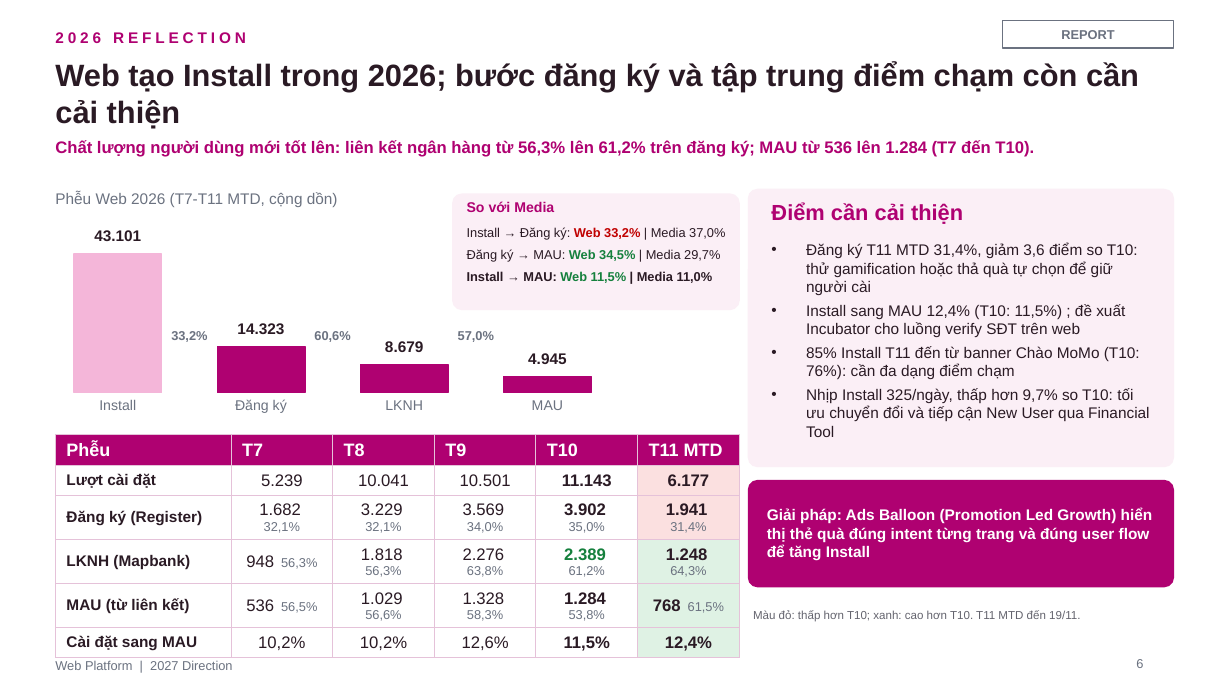
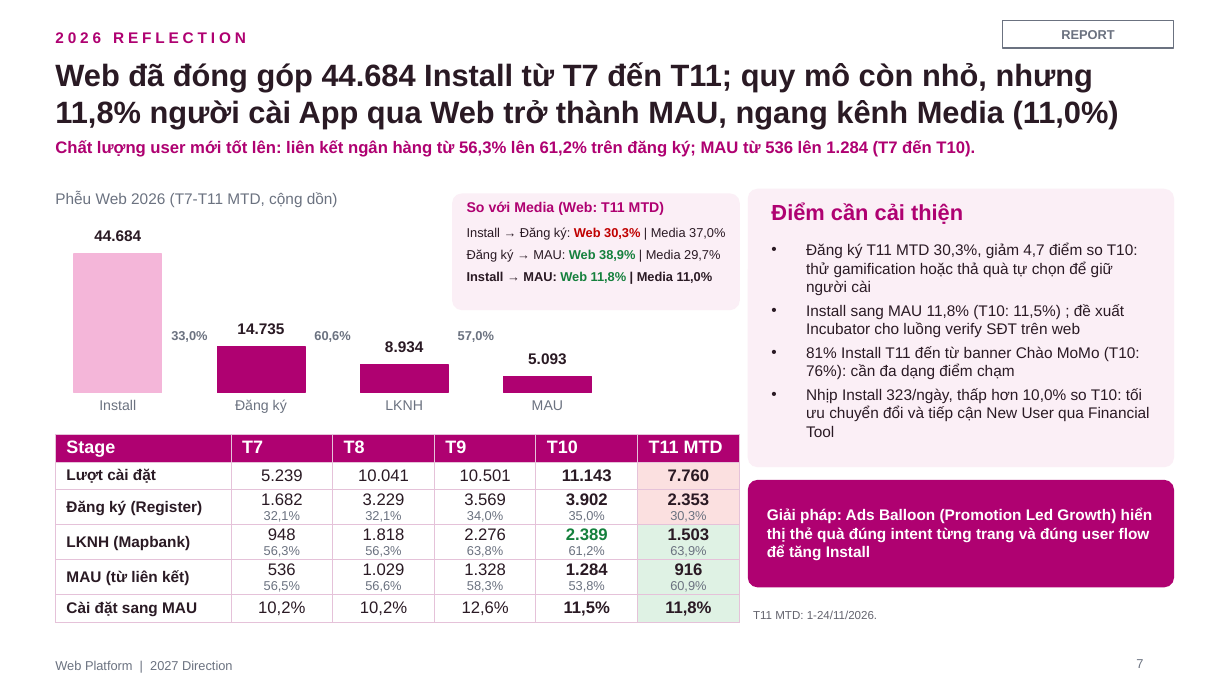
Before and after one commit to stormhoang/hienho-knowledgebase, a slide deck: slide 7 of 07_REPORTS/docs/strategy/2027 Direction - Web Platform (Framework).pptx (slide 6 before the commit). Drawn at 1232x693 pixels with LibreOffice and Linux fonts; fonts in the diff are those of the drawing. Boxes give left, top, right and bottom in pixels: in the first picture for what was removed or moved away, otherwise in the second. Text is boxed around its words. In the diff, an @@ line names an element or a change of style, - is before the commit and + after.

```diff
--- a/07_REPORTS/docs/strategy/2027 Direction - Web Platform (Framework).pptx
+++ b/07_REPORTS/docs/strategy/2027 Direction - Web Platform (Framework).pptx
@@ text at (55,62,1119,128): text changed @@
-Web tạo Install trong 2026; bước đăng ký và tập trung điểm chạm còn cần cải thiện
+Web đã đóng góp 44.684 Install từ T7 đến T11; quy mô còn nhỏ, nhưng 11,8% người cài App qua Web trở thành MAU, ngang kênh Media (11,0%)
@@ text at (55,140,975,157): text changed @@
-Chất lượng người dùng mới tốt lên: liên kết ngân hàng từ 56,3% lên 61,2% trên đăng ký; MAU từ 536 lên 1.284 (T7 đến T10).
+Chất lượng user mới tốt lên: liên kết ngân hàng từ 56,3% lên 61,2% trên đăng ký; MAU từ 536 lên 1.284 (T7 đến T10).
@@ text at (467,201,664,215): text changed @@
-So với Media
+So với Media (Web: T11 MTD)
@@ text at (94,230,141,241): text changed @@
-43.101
+44.684
@@ text at (467,227,725,240): text changed @@
-Install → Đăng ký: Web 33,2% | Media 37,0%
+Install → Đăng ký: Web 30,3% | Media 37,0%
@@ text at (467,249,720,262): text changed @@
-Đăng ký → MAU: Web 34,5% | Media 29,7%
+Đăng ký → MAU: Web 38,9% | Media 29,7%
@@ text at (806,243,1150,437): text changed @@
-• Đăng ký T11 MTD 31,4%, giảm 3,6 điểm so T10: thử gamification hoặc thả quà tự chọn để giữ người cài
-• Install sang MAU 12,4% (T10: 11,5%) ; đề xuất Incubator cho luồng verify SĐT trên web
-• 85% Install T11 đến từ banner Chào MoMo (T10: 76%): cần đa dạng điểm chạm
-• Nhịp Install 325/ngày, thấp hơn 9,7% so T10: tối ưu chuyển đổi và tiếp cận New User qua Financial Tool
+• Đăng ký T11 MTD 30,3%, giảm 4,7 điểm so T10: thử gamification hoặc thả quà tự chọn để giữ người cài
+• Install sang MAU 11,8% (T10: 11,5%) ; đề xuất Incubator cho luồng verify SĐT trên web
+• 81% Install T11 đến từ banner Chào MoMo (T10: 76%): cần đa dạng điểm chạm
+• Nhịp Install 323/ngày, thấp hơn 10,0% so T10: tối ưu chuyển đổi và tiếp cận New User qua Financial Tool
@@ text at (237,323,284,334): text changed @@
-14.323
+14.735
@@ text at (171,331,207,342): text changed @@
-33,2%
+33,0%
@@ text at (385,341,423,352): text changed @@
-8.679
+8.934
@@ text at (528,353,566,364): text changed @@
-4.945
+5.093
@@ table at (55,434,739,620) @@
-row 1, column 1: Phễu
+row 1, column 1: Stage
-row 2, column 6: 6.177
+row 2, column 6: 7.760
-row 3: Đăng ký (Register) | 1.682 32,1% | 3.229 32,1% | 3.569 34,0% | 3.902 35,0% | 1.941 31,4%
+row 3: Đăng ký (Register) | 1.682 / 32,1% | 3.229 / 32,1% | 3.569 / 34,0% | 3.902 / 35,0% | 2.353 / 30,3%
-row 4: LKNH (Mapbank) | 948 56,3% | 1.818 56,3% | 2.276 63,8% | 2.389 61,2% | 1.248 64,3%
+row 4: LKNH (Mapbank) | 948 / 56,3% | 1.818 / 56,3% | 2.276 / 63,8% | 2.389 / 61,2% | 1.503 / 63,9%
-row 5: MAU (từ liên kết) | 536 56,5% | 1.029 56,6% | 1.328 58,3% | 1.284 53,8% | 768 61,5%
+row 5: MAU (từ liên kết) | 536 / 56,5% | 1.029 / 56,6% | 1.328 / 58,3% | 1.284 / 53,8% | 916 / 60,9%
-row 6, column 6: 12,4%
+row 6, column 6: 11,8%
@@ line spacing 1 to 0.95 @@
@@ text at (753,610,877,619): text changed @@
-Màu đỏ: thấp hơn T10; xanh: cao hơn T10. T11 MTD đến 19/11.
+T11 MTD: 1-24/11/2026.
@@ page number at (1136,659,1143,668): text changed @@
-6
+7
```
Also in this commit, not shown: 12 other slides changed, 12 slides added, 6 slides removed, 2 other files.
